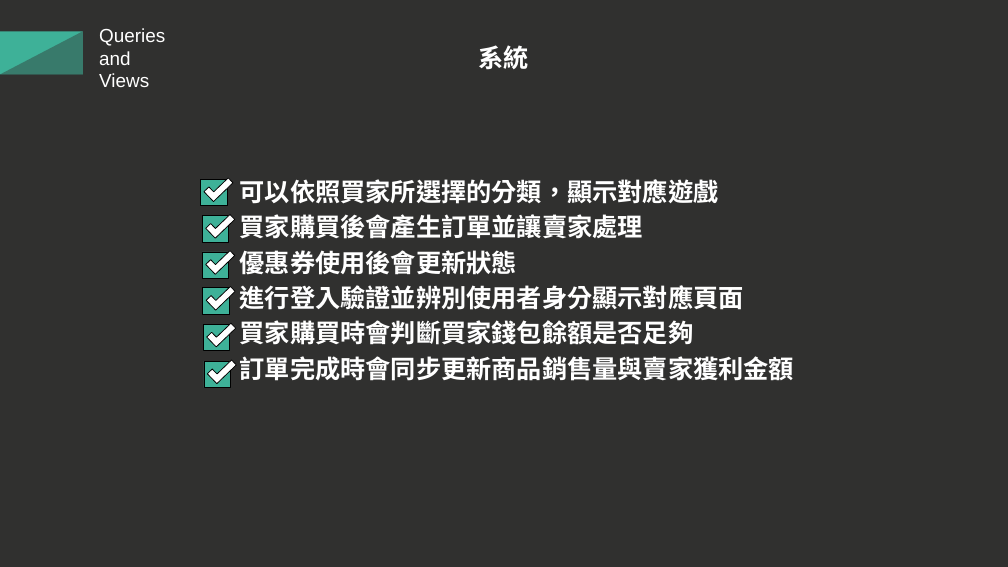
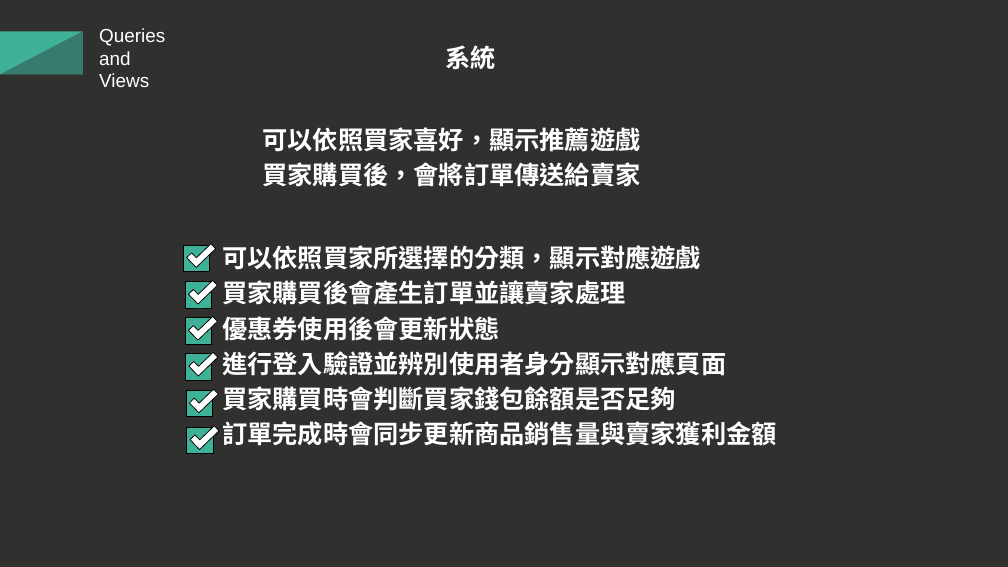
Before and after one commit to 13urgerKing/109-1DBMS, a slide deck: slide 16 of 109-1資料庫系統報告.pptx. Drawn at 1008x567 pixels with LibreOffice and Linux fonts; fonts in the diff are those of the drawing. Boxes give left, top, right and bottom in pixels: in the first picture for what was removed or moved away, otherwise in the second. Text is boxed around its words. In the diff, an @@ line names an element or a change of style, - is before the commit and + after.

```diff
--- a/109-1資料庫系統報告.pptx
+++ b/109-1資料庫系統報告.pptx
@@ text "系統": place and size @@
-text "系統" at <box>479,45,529,70</box>
+text "系統" at <box>446,45,496,70</box>
@@ text added at <box>263,127,641,187</box>, 24 pt, text #FFFFFF, bold @@
+可以依照買家喜好，顯示推薦遊戲
+買家購買後，會將訂單傳送給賣家
@@ 5 corners, 3 rectangles, 1 text: place and size @@
-5 corners, 3 rectangles, 1 text at <box>200,173,794,388</box>
+5 corners, 3 rectangles, 1 text at <box>184,239,776,454</box>
@@ 3 rectangles, 1 corner: place and size @@
-3 rectangles, 1 corner at <box>203,216,237,383</box>
+3 rectangles, 1 corner at <box>185,282,219,450</box>
```
Also in this commit, not shown: 3 other slides changed.
